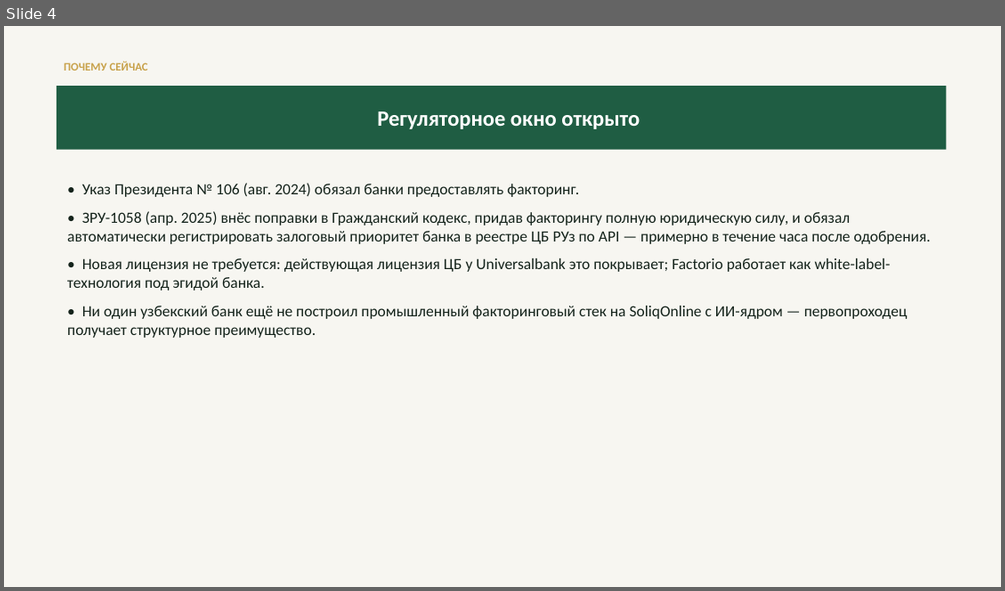
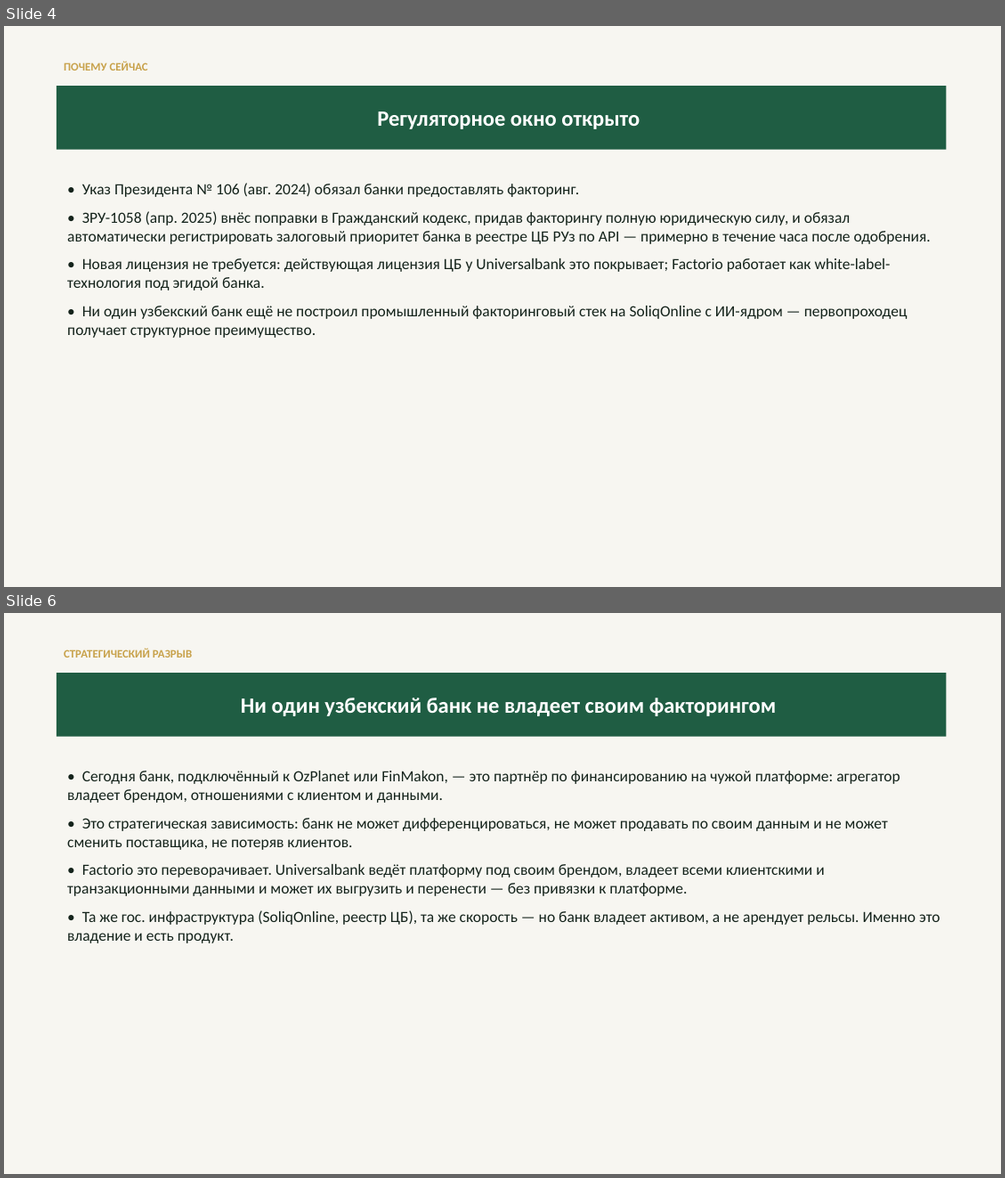
Before and after one commit to predictivelabsai/factorio, a slide deck: docs/universalbank_consistente_proposal_ru.pptx. Shown one above the other, each under a label of ours: slide 4 before the commit, slides 4 and 6 after it; the slides between them are not shown. The pictures are 1005x591 and 1005x1178 pixels, drawn with LibreOffice and Linux fonts; fonts in the diff are those of the drawing. Boxes give left, top, right and bottom in pixels: in the first picture for what was removed or moved away, otherwise in the second. Text is boxed around its words. In the diff, an @@ line names an element or a change of style, - is before the commit and + after.

```diff
--- a/docs/universalbank_consistente_proposal_ru.pptx
+++ b/docs/universalbank_consistente_proposal_ru.pptx
@@ slide 6 added at [4,613,1001,1174], background #FFFFFF @@
@@ rectangle added at [4,613,1001,1174], fill #F7F6F1 @@
@@ text added at [64,648,192,657], 11 pt, text #C8A24B, bold @@
+СТРАТЕГИЧЕСКИЙ РАЗРЫВ
@@ rectangle added at [57,673,947,737], fill #1F5D43, 21 pt, text #FFFFFF, bold @@
+Ни один узбекский банк не владеет своим факторингом
@@ text added at [67,771,939,943], 15 pt, text #14231B @@
+• Сегодня банк, подключённый к OzPlanet или FinMakon, — это партнёр по финансированию на чужой платформе: агрегатор владеет брендом, отношениями с клиентом и данными.
+• Это стратегическая зависимость: банк не может дифференцироваться, не может продавать по своим данным и не может сменить поставщика, не потеряв клиентов.
+• Factorio это переворачивает. Universalbank ведёт платформу под своим брендом, владеет всеми клиентскими и транзакционными данными и может их выгрузить и перенести — без привязки к платформе.
+• Та же гос. инфраструктура (SoliqOnline, реестр ЦБ), та же скорость — но банк владеет активом, а не арендует рельсы. Именно это владение и есть продукт.
```
Also in this commit, not shown: 3 slides changed, 6 other slides added, 1 slide removed, 33 other files.
